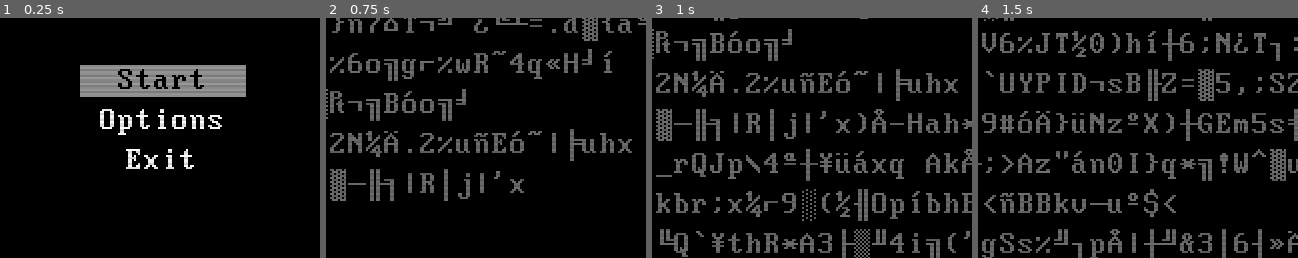
Above: before the commit, frames 1-4 (left to right).
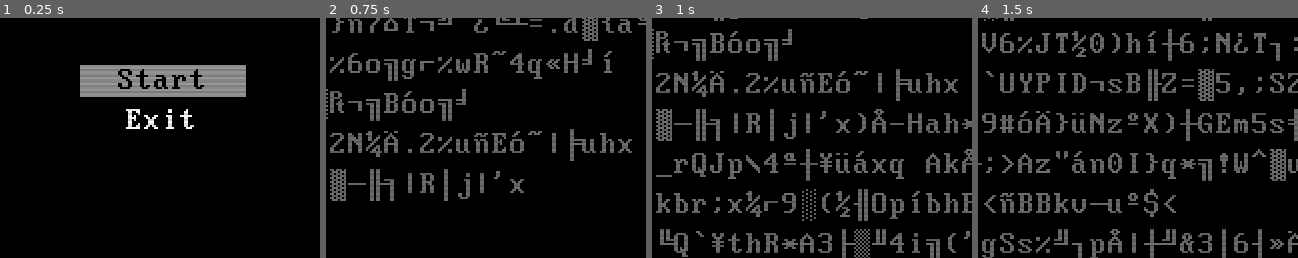
Above: after the commit, the same moments.

Repository: saLucasRd/trabalho-jogo-unix
Game: Godot game, scene res://ui/boot_menu.tscn
The game is run twice, just before and just after one commit, with the same random seed, the same clock (stepped at 60 frames per second) and the same inputs. Sound files missing from this copy of the repository are replaced by a short silence.
Inputs (mouse positions are % of the whole screen's width and height, from its top left):
- Up to frame 1 (0.25 s): no input
- Up to frame 2 (0.75 s): tap Enter (ui_accept) at 0.5 s; move the mouse to (72, 45) at 0.52 s; hold Up from 0.53 s (still down); hold Ctrl from 0.53 s (still down); click (72, 45) at 0.67 s
- Up to frame 3 (1 s): keep holding Up; keep holding Ctrl; tap Enter (ui_accept) at 0.77 s
- Up to frame 4 (1.5 s): release Up at 1.25 s; release Ctrl at 1.25 s; drag from (30, 55) to (45, 70) at 1.27 s
The pictures show only the part of the screen within x 25-75%, y 29-79%; the shares and areas given below are measured in that part.

The runs differ from the first frame. In frame 1, 2.0% of the frame differs, in the area x 31-70%, y 37-63%; in frame 2, nothing differs; in frame 3, nothing differs; in frame 4, nothing differs.

Commit message:
remove options

Diff:
--- a/ui/boot_menu.gd
+++ b/ui/boot_menu.gd
@@ -12,13 +12,12 @@
 
 enum STATE {
 	START,
-	OPTIONS,
 	EXIT,
 }
 
 
 var current_state := 0
-var states := [STATE.START, STATE.OPTIONS, STATE.EXIT]
+var states := [STATE.START, STATE.EXIT]
 
 
 func _ready() -> void:
@@ -34,17 +33,17 @@
 
 
 func _input(event: InputEvent) -> void:
-	var states := [STATE.START, STATE.OPTIONS, STATE.EXIT]
+	var states := [STATE.START, STATE.EXIT]
 	if event is InputEventKey and event.pressed:
 		match event.keycode:
 			KEY_DOWN:
 				if current_state != len(states) - 1:
 					tick.play()
-					current_state = (current_state + 1) % 3
+					current_state = (current_state + 1) % 2
 			KEY_UP:
 				if current_state != 0:
 					tick.play()
-					current_state = (current_state - 1 + len(states)) % 3
+					current_state = (current_state - 1 + len(states)) % 2
 			KEY_ENTER:
 				handle_button(states[current_state])
 
@@ -55,28 +54,19 @@
 	match state:
 		STATE.START:
 			get_tree().change_scene_to_file("res://ui/intro.tscn")
-		STATE.OPTIONS:
-			$NaoImplementado.visible = true
-			error.play()
-			print("não implementado")
 		STATE.EXIT:
 			get_tree().quit()
 
 
 func update_labels(state: STATE):
 	start_label.label_settings = NOT_SELECTED
-	options_label.label_settings = NOT_SELECTED
 	exit_label.label_settings = NOT_SELECTED
 	start_label.remove_theme_stylebox_override("normal")
-	options_label.remove_theme_stylebox_override("normal")
 	exit_label.remove_theme_stylebox_override("normal")
 	match state:
 		STATE.START:
 			start_label.label_settings = SELECTED
 			start_label.add_theme_stylebox_override("normal", SELECTED_RECT)
-		STATE.OPTIONS:
-			options_label.label_settings = SELECTED
-			options_label.add_theme_stylebox_override("normal", SELECTED_RECT)
 		STATE.EXIT:
 			exit_label.label_settings = SELECTED
 			exit_label.add_theme_stylebox_override("normal", SELECTED_RECT)
--- a/ui/boot_menu.tscn
+++ b/ui/boot_menu.tscn
@@ -67,12 +67,6 @@
 horizontal_alignment = 1
 vertical_alignment = 1
 
-[node name="OptionsLabel" type="Label" parent="BootMenu"]
-layout_mode = 2
-text = "Options"
-horizontal_alignment = 1
-vertical_alignment = 1
-
 [node name="ExitLabel" type="Label" parent="BootMenu"]
 texture_filter = 1
 layout_mode = 2
